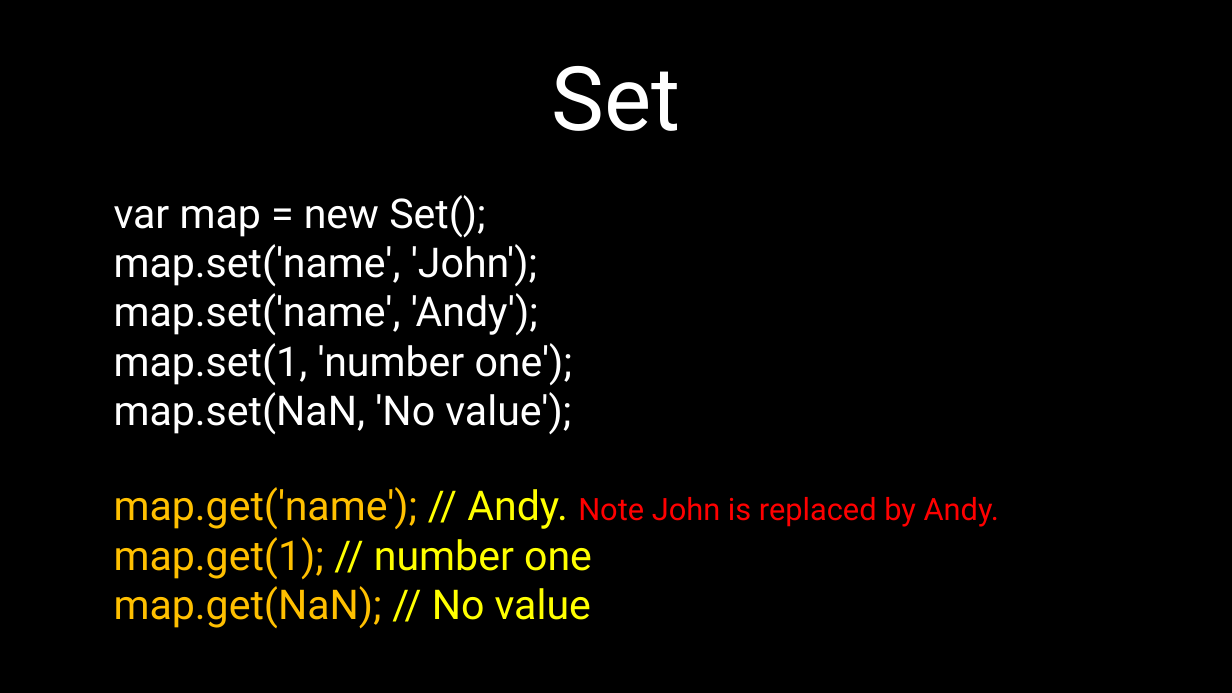
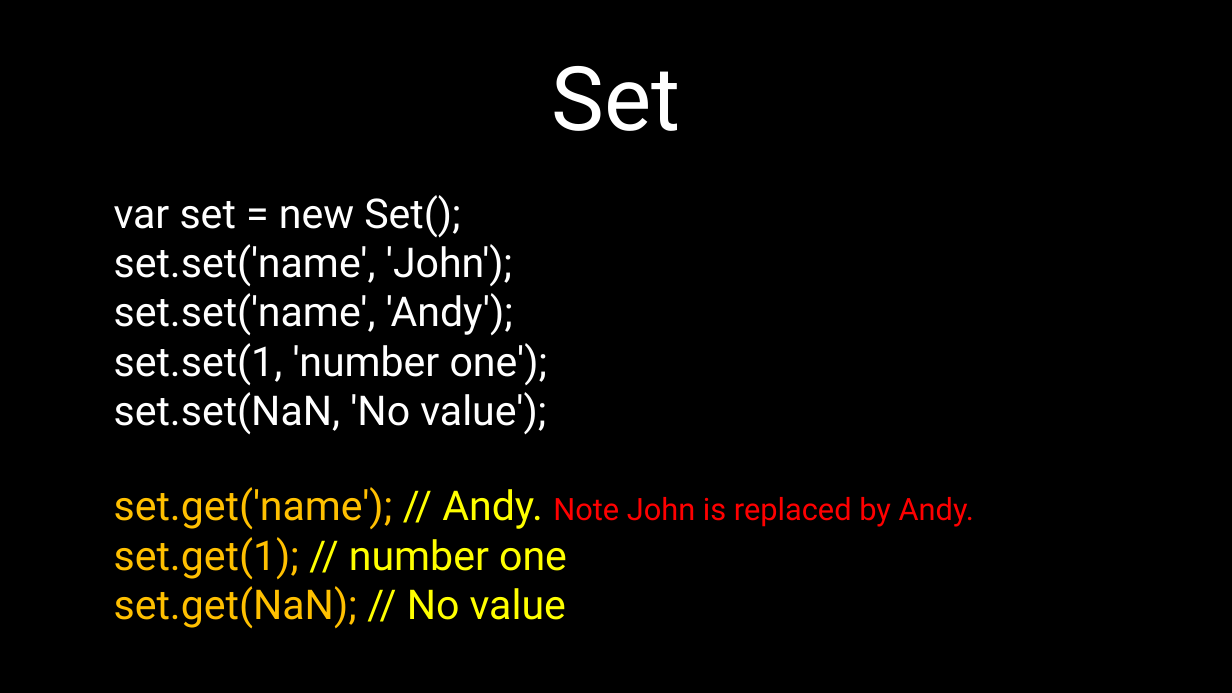
Before and after one commit to petereijgermans11/frontend-cursus, a slide deck: slide 33 of frontend-cursus/ 4 - ECMAScript 6 node-browser.pptx. Drawn at 1232x693 pixels with LibreOffice and Linux fonts; fonts in the diff are those of the drawing. Boxes give left, top, right and bottom in pixels: in the first picture for what was removed or moved away, otherwise in the second. Text is boxed around its words. In the diff, an @@ line names an element or a change of style, - is before the commit and + after.

```diff
--- a/frontend-cursus/ 4 - ECMAScript 6 node-browser.pptx
+++ b/frontend-cursus/ 4 - ECMAScript 6 node-browser.pptx
@@ text at (x1=114, y1=195, x2=974, y2=629): text changed @@
-var map = new Set();
-map.set('name', 'John');
-map.set('name', 'Andy');
-map.set(1, 'number one');
-map.set(NaN, 'No value');
-map.get('name'); // Andy. Note John is replaced by Andy.
-map.get(1); // number one
-map.get(NaN); // No value
+var set = new Set();
+set.set('name', 'John');
+set.set('name', 'Andy');
+set.set(1, 'number one');
+set.set(NaN, 'No value');
+set.get('name'); // Andy. Note John is replaced by Andy.
+set.get(1); // number one
+set.get(NaN); // No value
```
Also in this commit, not shown: 1 other slide changed, 1 other file.
